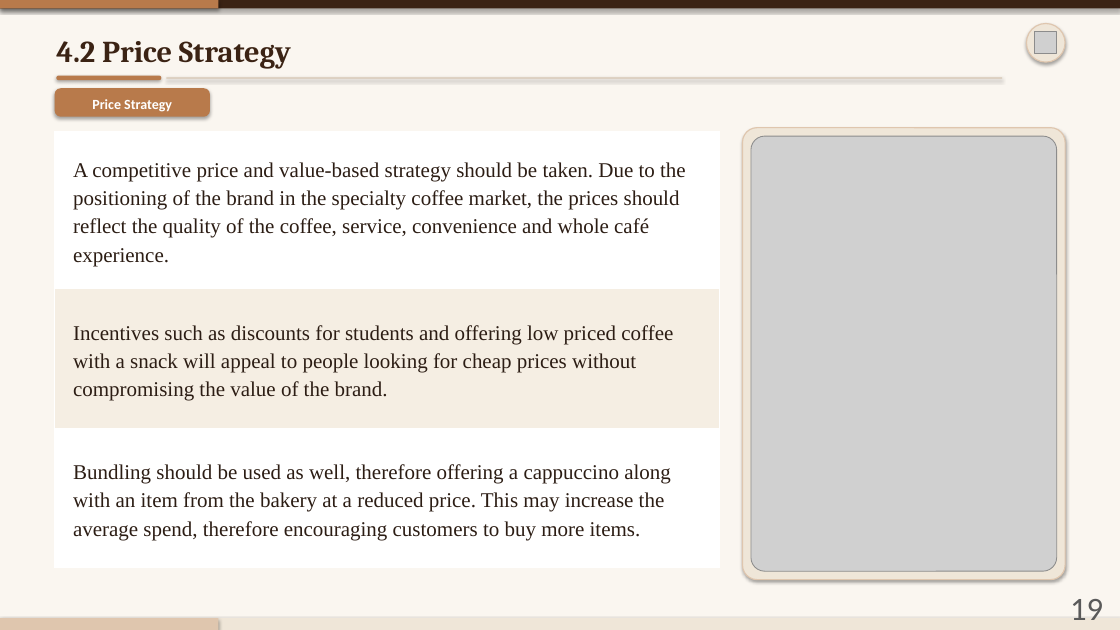
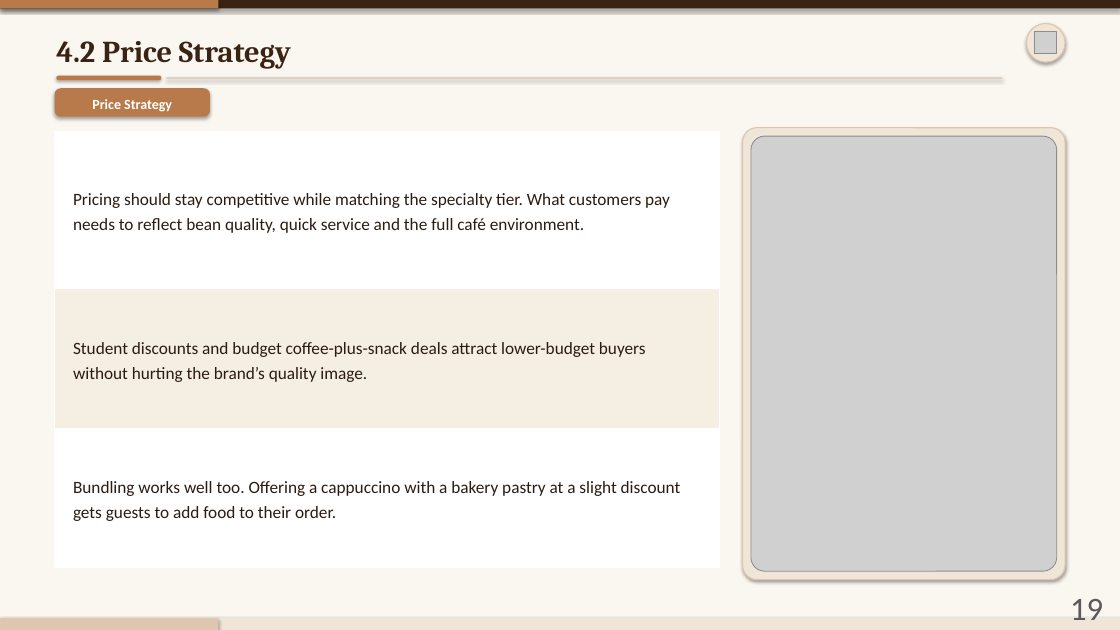
Before and after one commit to AV248/temp, a slide deck: slide 19 of Himalayan_Java_Presentation_Numbered.pptx. Drawn at 1120x630 pixels with LibreOffice and Linux fonts; fonts in the diff are those of the drawing; grey boxes stand for pictures. Boxes give left, top, right and bottom in pixels: in the first picture for what was removed or moved away, otherwise in the second. Text is boxed around its words. In the diff, an @@ line names an element or a change of style, - is before the commit and + after.

```diff
--- a/Himalayan_Java_Presentation_Numbered.pptx
+++ b/Himalayan_Java_Presentation_Numbered.pptx
@@ table at (x1=55, y1=131, x2=720, y2=568) @@
-row 1, column 1: A competitive price and value-based strategy should be taken. Due to the positioning of the brand in the specialty coffee market, the prices should reflect the quality of the coffee, service, convenience and whole café experience.
+row 1, column 1: Pricing should stay competitive while matching the specialty tier. What customers pay needs to reflect bean quality, quick service and the full café environment.
-row 2, column 1: Incentives such as discounts for students and offering low priced coffee with a snack will appeal to people looking for cheap prices without compromising the value of the brand.
+row 2, column 1: Student discounts and budget coffee-plus-snack deals attract lower-budget buyers without hurting the brand’s quality image.
-row 3, column 1: Bundling should be used as well, therefore offering a cappuccino along with an item from the bakery at a reduced price. This may increase the average spend, therefore encouraging customers to buy more items.
+row 3, column 1: Bundling works well too. Offering a cappuccino with a bakery pastry at a slight discount gets guests to add food to their order.
```
Also in this commit, not shown: 21 other slides changed, 1 slide added, 1 slide removed.
